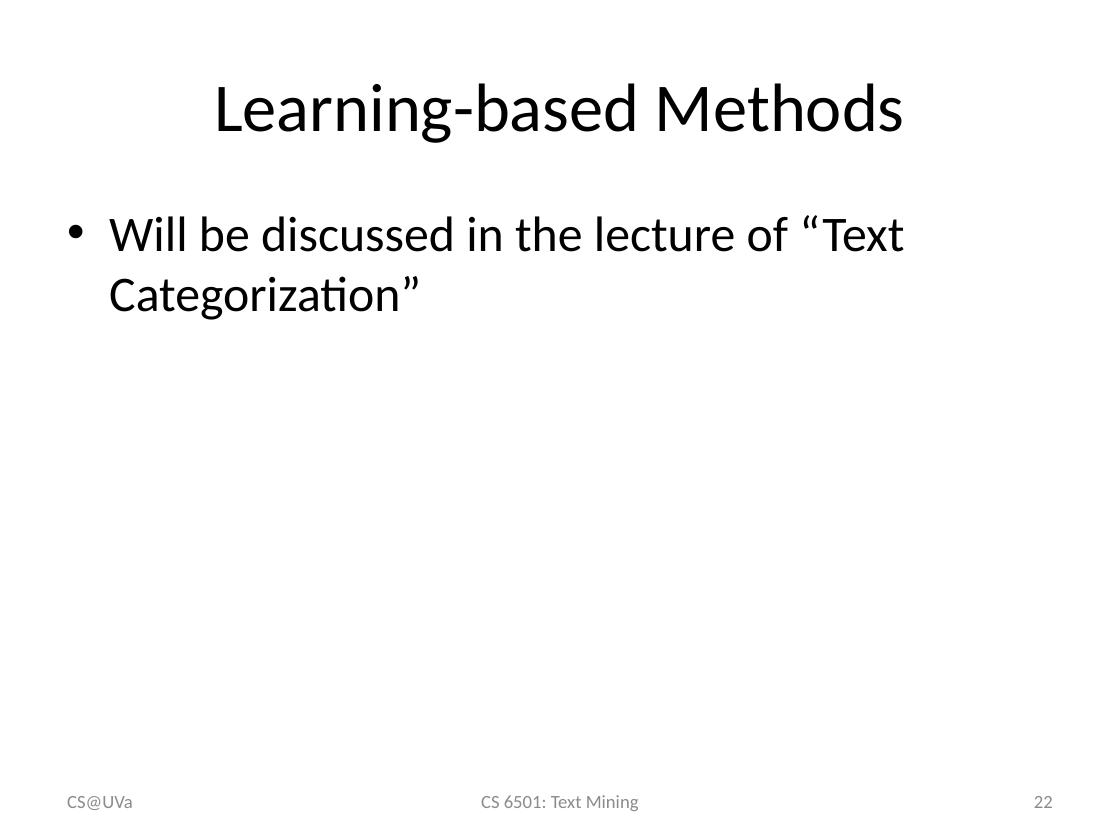
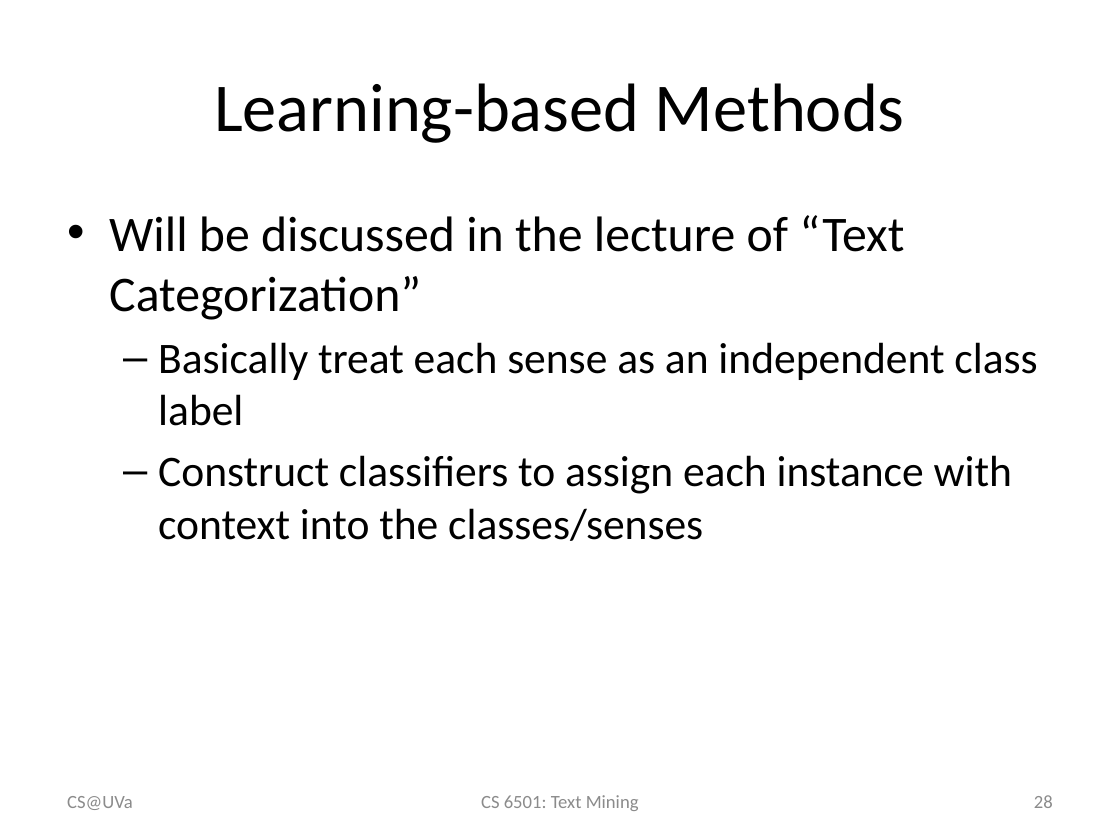
Before and after one commit to wang296/CS6501-Text-Mining, a slide deck: slide 28 of docs/LexicalSemanticsWordSenses.pptx (slide 22 before the commit). Drawn at 1120x840 pixels with LibreOffice and Linux fonts; fonts in the diff are those of the drawing. Boxes give left, top, right and bottom in pixels: in the first picture for what was removed or moved away, otherwise in the second. Text is boxed around its words. In the diff, an @@ line names an element or a change of style, - is before the commit and + after.

```diff
--- a/docs/LexicalSemanticsWordSenses.pptx
+++ b/docs/LexicalSemanticsWordSenses.pptx
@@ text at box(158, 342, 1037, 541): paragraphs added @@
+  – Basically treat each sense as an independent class label
+  – Construct classifiers to assign each instance with context into the classes/senses
@@ page number at box(1034, 795, 1053, 808): text changed @@
-22
+28
```
Also in this commit, not shown: 12 other slides changed, 8 slides added, 5 other files.
